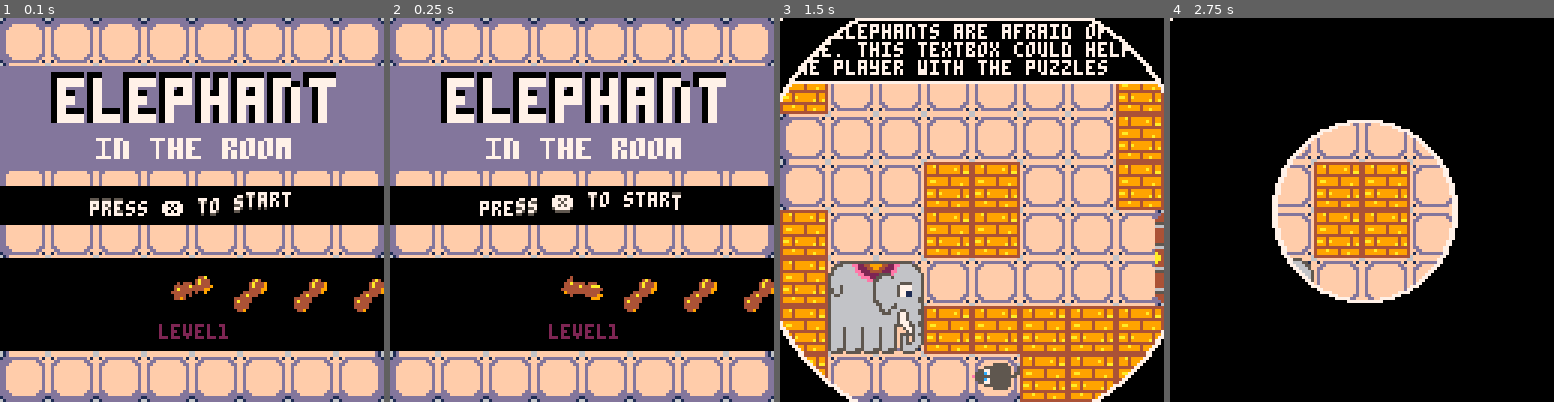
Above: before the commit, frames 1-4 (left to right).
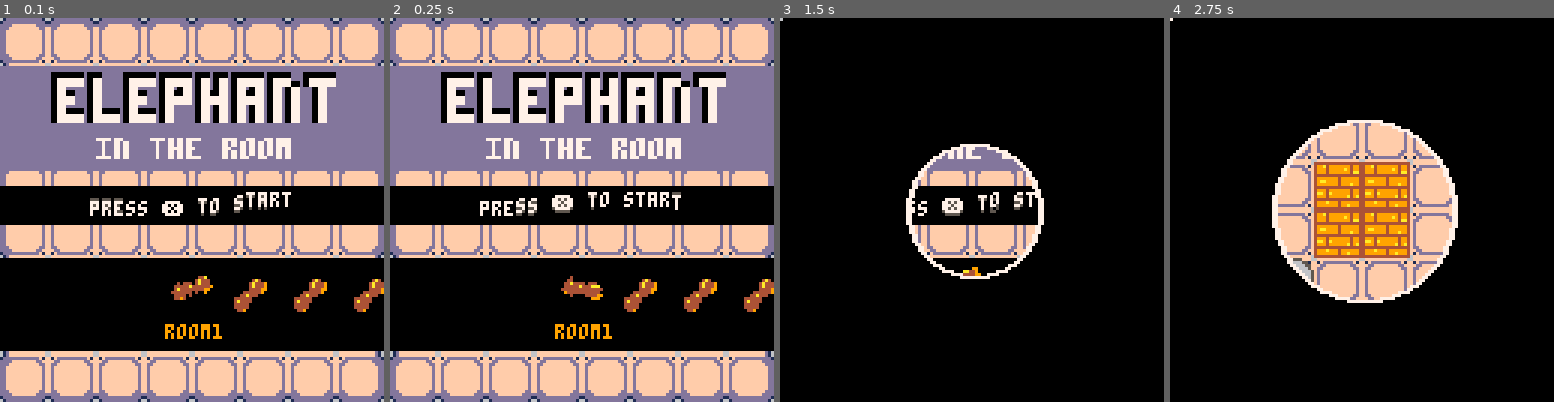
Above: after the commit, the same moments.

Repository: ekaktusz/elephant
Game: PICO-8 cartridge elephant.p8
Two runs of this game, one before a commit and one after it. Both use one fixed random seed, a clock stepped at 60 frames per second and the inputs below.
Inputs:
- Up to frame 1 (0.1 s): no input
- Up to frame 2 (0.25 s): no input
- Up to frame 3 (1.5 s): tap X (X key) at 0.33, 1.07 s; tap O (Z key) at 0.7 s
- Up to frame 4 (2.75 s): hold Right 1.6-2.1 s; tap O (Z key) at 1.7, 2.1, 2.5 s; tap X (X key) at 1.85 s; hold Up 2.15-2.42 s; hold Right from 2.47 s (still down)

The runs differ from the first frame. In frame 1, 0.5% of the frame differs, in the area x 41-60%, y 79-84%; in frame 2, 0.5%; in frame 3, 85%, in the area x 0-100%, y 0-100%; in frame 4, nothing differs.

Commit message:
menu particles update

Diff:
--- a/include/menu_state.lua
+++ b/include/menu_state.lua
@@ -9,6 +9,8 @@
 	music(0)
 	make_lvl_slclts()
 	anim_timer2=92
+	select_timer=120
+	mission_selected=false
 	anim_start=false
 	menu_anim_speed=5
 end
@@ -17,18 +19,20 @@
 	if (anim_start) then
 		anim_timer2-=menu_anim_speed
 	end
-
-	if btnp(5) then
-		music(-1,700)
-		anim_start=true
-	end
-	if btnp(1) then
-		--switch level high
-		menu_move('r')
-	end
-	if btnp(0) then
-		--switch level low
-		menu_move('l')
+	if not mission_selected then
+		if btnp(5) then
+			music(-1,700)
+			mission_selected=true
+			--anim_start=true
+		end
+		if btnp(1) then
+			--switch level high
+			menu_move('r')
+		end
+		if btnp(0) then
+			--switch level low
+			menu_move('l')
+		end
 	end
 	f+=5
 
@@ -38,9 +42,22 @@
 
 	for _, l in ipairs(lvl_slcts) do
 		if(l.nx>l.x) then
+			--spawntrail(clvlslct.x+8,clvlslct.y+12,4,4,4,9)
+			spawnpukk(clvlslct.x+8,clvlslct.y+8,0,0,4,9)
 			l.x+=5
 		elseif (l.nx<l.x) then
+			spawnpukk(clvlslct.x+8,clvlslct.y+8,0,0,4,9)
 			l.x-=5
+		end
+	end
+
+
+	updateparts()
+
+	if mission_selected and not anim_start then
+		select_timer-=1
+		if (select_timer<100) then
+			anim_start=true
 		end
 	end
 end
@@ -77,9 +94,20 @@
 	draw_lvl_slct()
 	wavy_text("press ❎  to start",f)
 
+	if mission_selected then
+		if (f%50<=25) then
+			--circfill(64,clvlslct.y+8,10,0)
+			rectfill(clvlslct.x,clvlslct.y,clvlslct.x+20,clvlslct.y+26,0)
+		end
+	end
+
 	if anim_start then
- 	load_anim(anim_timer2)
+ 		load_anim(anim_timer2)
 	end
+
+	drawparts()
+
+
 end
 
 clvlslct={
@@ -113,12 +141,15 @@
 	for _, l in ipairs(lvl_slcts) do
 		if (l.lvl==clvl) then
 			rspr(102,clvlslct.x,clvlslct.y,a,2,2)
+			--circ(64,clvlslct.y+8,10,7)
+			--spr(l.s,clvlslct.x,clvlslct.y,2,2)
 		else
 			spr(l.s,l.x,l.y,2,2)
 		end
+
 	end
 
 	--spr(140,clvlslct.x,clvlslct.y,2,2)
 	--rspr(102,clvlslct.x,clvlslct.y,a,2,2)
-	print("level"..clvl,clvlslct.x-2,clvlslct.y+20,2)
+	print("room"..clvl,clvlslct.x,clvlslct.y+20,9)
 end
--- a/include/particles.lua
+++ b/include/particles.lua
@@ -1,29 +1,51 @@
 part={}
 
-function addpart(_x,_y,_type,_maxage,_col,_oldcol)
+function addpart(_x,_y,_dx,_dy,_g,_type,_maxage,_col,_oldcol)
     local _p={}
-    _p.x=_x
-    _p.y=_y
-    _p.tpe=_type
-    _p.mage=_maxage
-    _p.age=0
-    _p.col=_col
-    _p.oldcol=_oldcol
+    _p.x=_x --x coord
+    _p.y=_y -- y coord
+    _p.tpe=_type -- no use yet
+    _p.mage=_maxage --max age of part
+    _p.age=0 --current age of part
+    _p.col=_col --first color
+    _p.oldcol=_oldcol --fading out color
+    _p.dx=_dx --starting dx
+    _p.dy=_dy --starting dy
+    _p.g=_g --gravity
     add(part,_p)
+end
+
+function spawnpukk(_x,_y,_sx,_sy,_col,_oldcol)
+    local _ox = sin(_ang)*_sx
+    local _oy = cos(_ang)*_sy
+    local _dx = rnd(2.5)-1.25
+    local _dy = -rnd(2)
+    local _i = 30
+    local _g = 0.2
+    local _mage = 6+rnd(5)
+    if (rnd(100)<=_i) then
+        addpart(_x+_ox,_y+_oy,_dx,_dy,_g,0,_mage,_col,_oldcol)
+    end
 end
 
 
 function spawntrail(_x,_y,_sx,_sy,_col,_oldcol)
+    for i=1,2,1 do
     local _ang = rnd()
     local _ox = sin(_ang)*_sx
     local _oy = cos(_ang)*_sy
-    addpart(_x+_ox,_y+_oy,0,5+rnd(5),_col,_oldcol)
+
+    addpart(_x+_ox,_y+_oy,0,0,0,0,5+rnd(5),_col,_oldcol)
+    end
 end
 
 function updateparts()
     local _p
     for i=#part,1,-1 do
         _p=part[i]
+        _p.dy+=_p.g
+        _p.y+=_p.dy
+        _p.x+=_p.dx
         _p.age+=1
         if _p.age>_p.mage then
             del(part,part[i])
